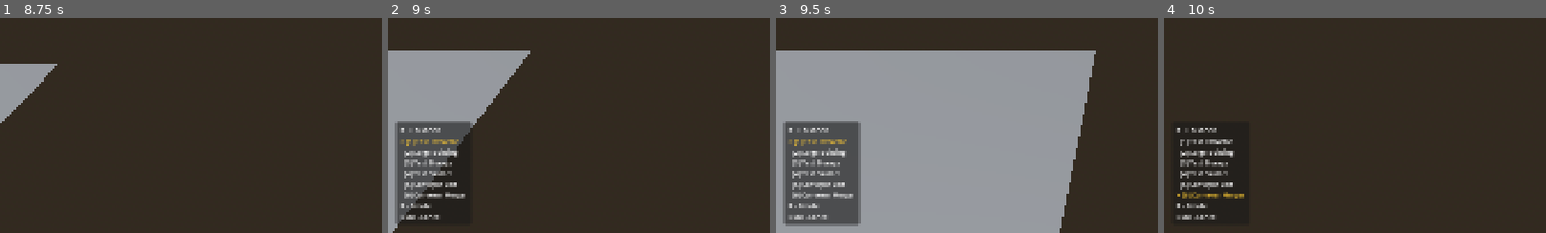
Above: before the commit, frames 1-4 (left to right).
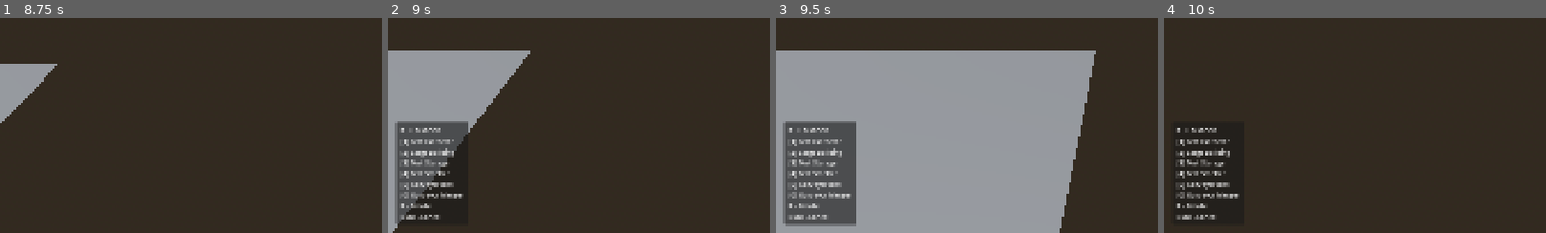
Above: after the commit, the same moments.

Repository: ChrisGiggleman/industrial-warfare
Game: Godot game, scene res://scenes/core/main.tscn
Same seed, same stepped clock (60 frames per second), same inputs: the game is played once before the commit and once after it.
Inputs (mouse positions are % of the whole screen's width and height, from its top left):
- Up to frame 1 (8.75 s): tap Enter at 0.5, 2.75, 5.75 s; move the mouse to (45, 70) at 0.52 s; hold Mouse wheel up (camera_zoom_in) 0.53-1.28 s; hold W (move_forward) 0.53-2.03 s; move the mouse to (80, 65) at 1.27 s; tap Mouse wheel down (camera_zoom_out) at 1.35 s; tap Space at 2, 3.5, 6.5 s; move the mouse to (20, 35) at 2.02 s; hold Delete (demolish_selected) 2.03-2.78 s; hold A (move_left) 2.03-3.53 s; move the mouse to (55, 50) at 2.77 s; click (55, 50) at 2.85 s; move the mouse to (35, 25) at 3.52 s; hold S (move_backward) 3.53-4.28 s; hold R (rotate_placement) 3.53-4.28 s; move the mouse to (72, 45) at 4.27 s; hold D (move_right) 4.28-5.03 s; right-click (72, 45) at 4.35 s; move the mouse to (30, 55) at 5.02 s; hold W (move_forward) 5.03-5.78 s; hold 1 (select_building_1) 5.03-5.78 s; move the mouse to (60, 28) at 5.77 s; hold D (move_right) 5.78-8.03 s; tap 2 (select_building_2) at 5.85 s; move the mouse to (45, 70) at 6.52 s; hold 3 (select_building_3) 6.53-7.28 s; move the mouse to (80, 65) at 7.27 s; tap 4 (select_building_4) at 7.35 s; move the mouse to (20, 35) at 8.02 s; hold S (move_backward) from 8.03 s (still down); hold 5 (select_building_5) from 8.03 s (still down)
- Up to frame 2 (9 s): move the mouse to (55, 50) at 8.77 s; release S (move_backward) at 8.78 s; release 5 (select_building_5) at 8.78 s; hold A (move_left) from 8.78 s (still down); tap B (toggle_placement_mode) at 8.85 s
- Up to frame 3 (9.5 s): keep holding A (move_left)
- Up to frame 4 (10 s): move the mouse to (35, 25) at 9.52 s; release A (move_left) at 9.53 s; hold W (move_forward) from 9.53 s (still down); tap 6 at 9.6 s
The pictures show only the part of the screen within x 0-50%, y 50-100%; the shares and areas given below are measured in that part.

Frame 1 is identical in both runs. In frame 2, 1.6% of the frame differs, in the area x 3-23%, y 48-84%; in frame 3, 2.1%, in the area x 3-23%, y 48-97%; in frame 4, 1.7%.
Error after the commit: Invalid assignment of property or key 'modulate' with value of type 'Color' on a base object of type 'null instance'. (res://scripts/build_hud.gd:103)

Commit message:
Add 1x1 splitter as build slot 7 and display in construction menu

Diff:
--- a/scripts/build_hud.gd
+++ b/scripts/build_hud.gd
@@ -35,6 +35,10 @@
 
 @onready var building_6_label: Label = (
 	$BuildPanel/PanelMargin/BuildInfo/Building6Label
+)
+
+@onready var building_7_label: Label = (
+	$BuildPanel/PanelMargin/BuildInfo/Building7Label
 )
 
 @onready var controls_label: Label = (
@@ -96,6 +100,7 @@
 	building_4_label.modulate = normal_color
 	building_5_label.modulate = normal_color
 	building_6_label.modulate = normal_color
+	building_7_label.modulate = normal_color
 
 	# Remove selection markers before applying the active selection.
 	building_1_label.text = "  [1] Test Extractor"
@@ -104,6 +109,7 @@
 	building_4_label.text = "  [4] Test Smelter"
 	building_5_label.text = "  [5] Conveyor Belt"
 	building_6_label.text = "  [6] Conveyor Merger"
+	building_7_label.text = "  [7] Conveyor Splitter"
 
 	# =============================================================================
 	# APPLY BUILDING SELECTION
@@ -137,6 +143,10 @@
 		building_6_label.modulate = selected_color
 		building_6_label.text = "> [6] Conveyor Merger"
 
+	elif index == 6:
+		building_7_label.modulate = selected_color
+		building_7_label.text = "> [7] Conveyor Splitter"
+
 # =============================================================================
 # DEMOLITION MODE DISPLAY
 # =============================================================================
